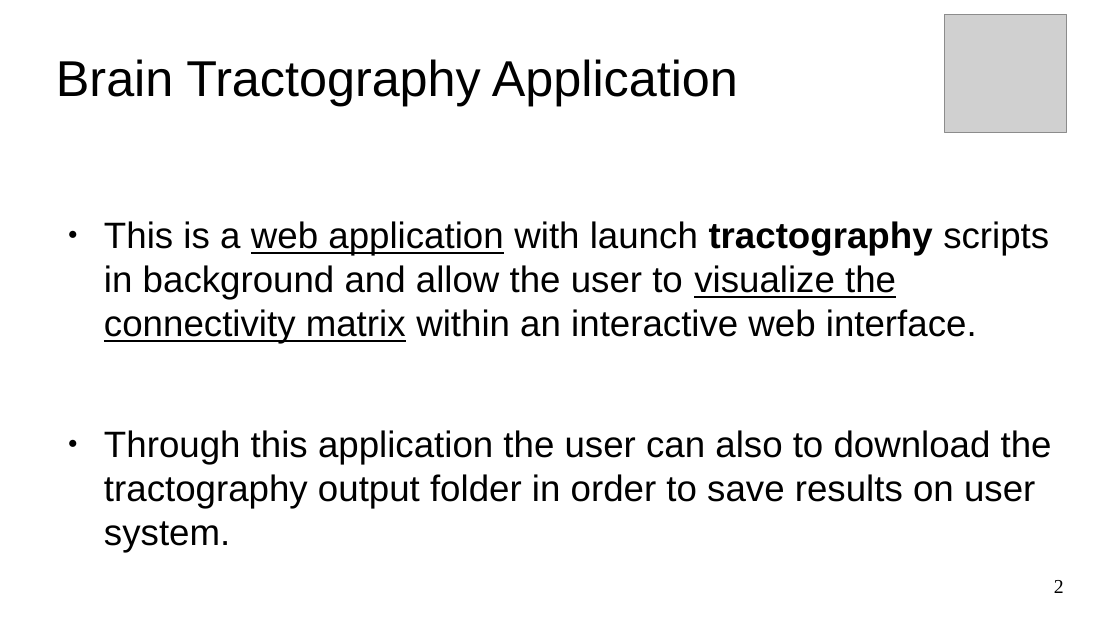
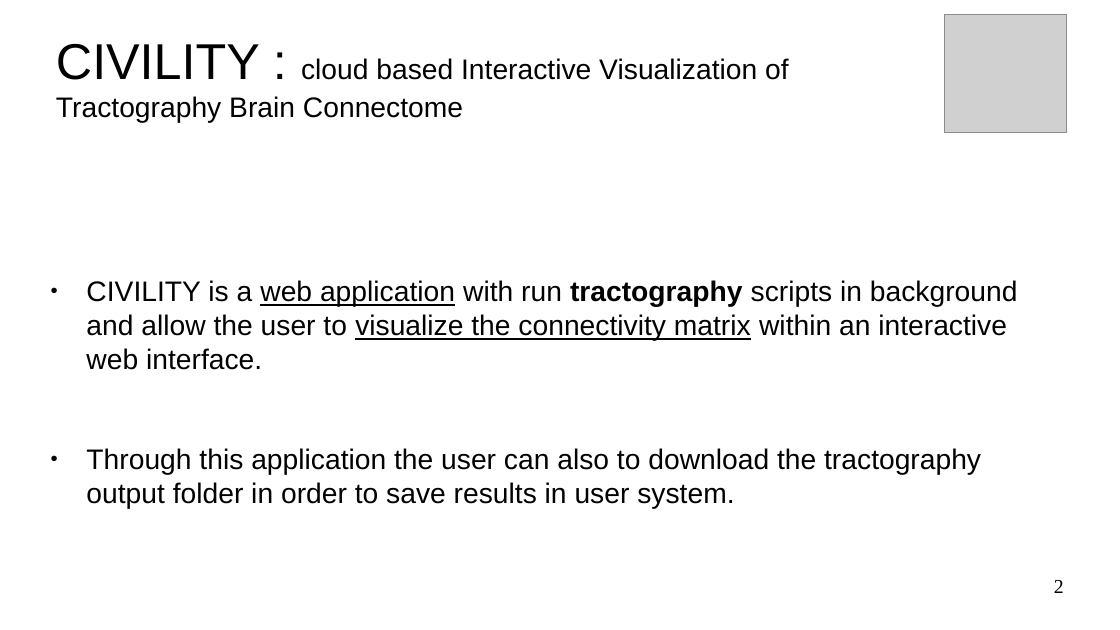
Before and after one commit to NIRALUser/CIVILITY, a slide deck: slide 2 of Documentation/tutoBrainTractographyApp.odp. Drawn at 1120x630 pixels with LibreOffice and Linux fonts; fonts in the diff are those of the drawing; grey boxes stand for pictures; background and template pictures are left out. Boxes give left, top, right and bottom in pixels: in the first picture for what was removed or moved away, otherwise in the second. Text is boxed around its words. In the diff, an @@ line names an element or a change of style, - is before the commit and + after.

```diff
--- a/Documentation/tutoBrainTractographyApp.odp
+++ b/Documentation/tutoBrainTractographyApp.odp
@@ title at box(56, 44, 789, 123): text changed; size 35.7 to 20 pt @@
-Brain Tractography Application
+CIVILITY : cloud based Interactive Visualization of Tractography Brain Connectome
@@ text at box(86, 280, 1018, 509): text changed; size 26 to 20 pt @@
-● This is a web application with launch tractography scripts in background and allow the user to visualize the connectivity matrix within an interactive web interface.
-● Through this application the user can also to download the tractography output folder in order to save results on user system.
+● CIVILITY is a web application with run tractography scripts in background and allow the user to visualize the connectivity matrix within an interactive web interface.
+● Through this application the user can also to download the tractography output folder in order to save results in user system.
```
Also in this commit, not shown: 12 other slides changed, 8 slides added, 2 slides removed, 1 other file.
